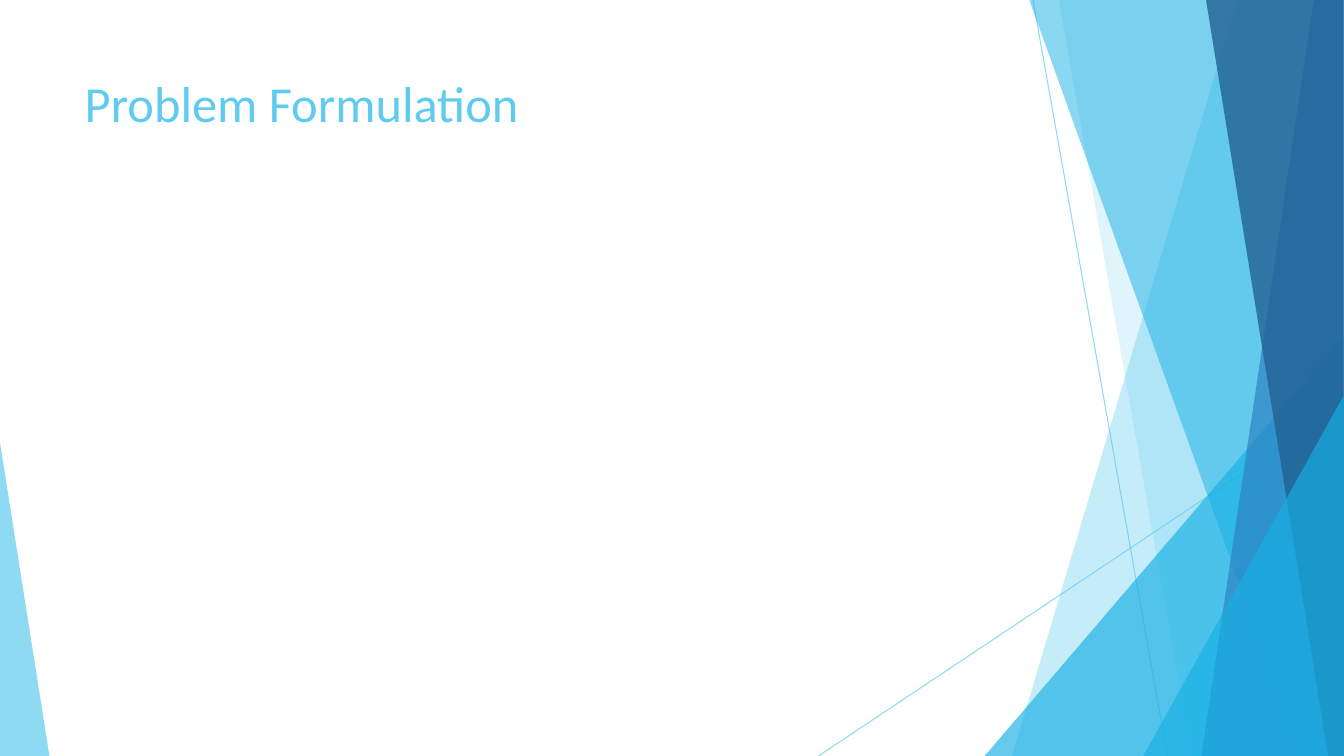
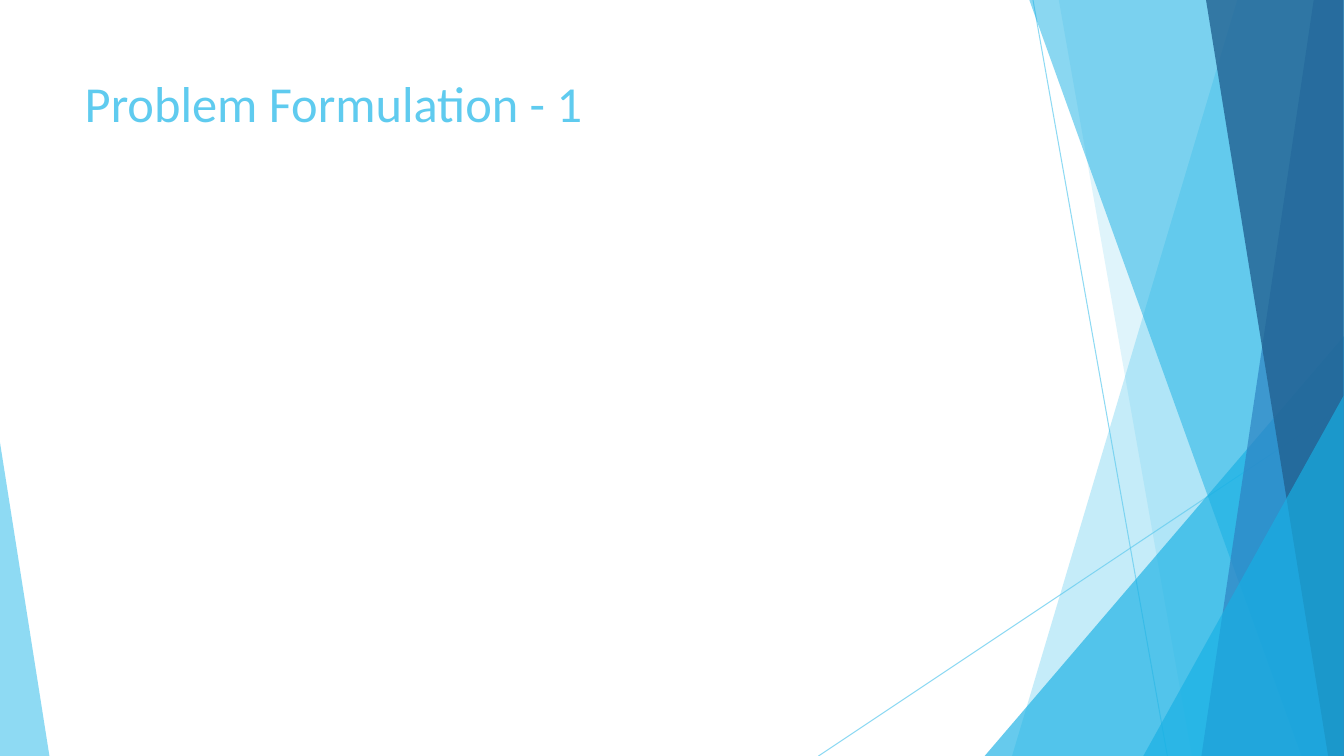
Before and after one commit to AbdullahAlZoabi/Drug-Target-Interaction-Prediction, a slide deck: slide 7 of Drug-Target Interaction Prediction.pptx. Drawn at 1344x756 pixels with LibreOffice and Linux fonts; fonts in the diff are those of the drawing; grey boxes stand for pictures. Boxes give left, top, right and bottom in pixels: in the first picture for what was removed or moved away, otherwise in the second. Text is boxed around its words. In the diff, an @@ line names an element or a change of style, - is before the commit and + after.

```diff
--- a/Drug-Target Interaction Prediction.pptx
+++ b/Drug-Target Interaction Prediction.pptx
@@ title at <box>85,87,583,123</box>: text changed @@
-Problem Formulation
+Problem Formulation - 1
```
Also in this commit, not shown: 2 other slides changed, 6 slides added, 1 other file.
